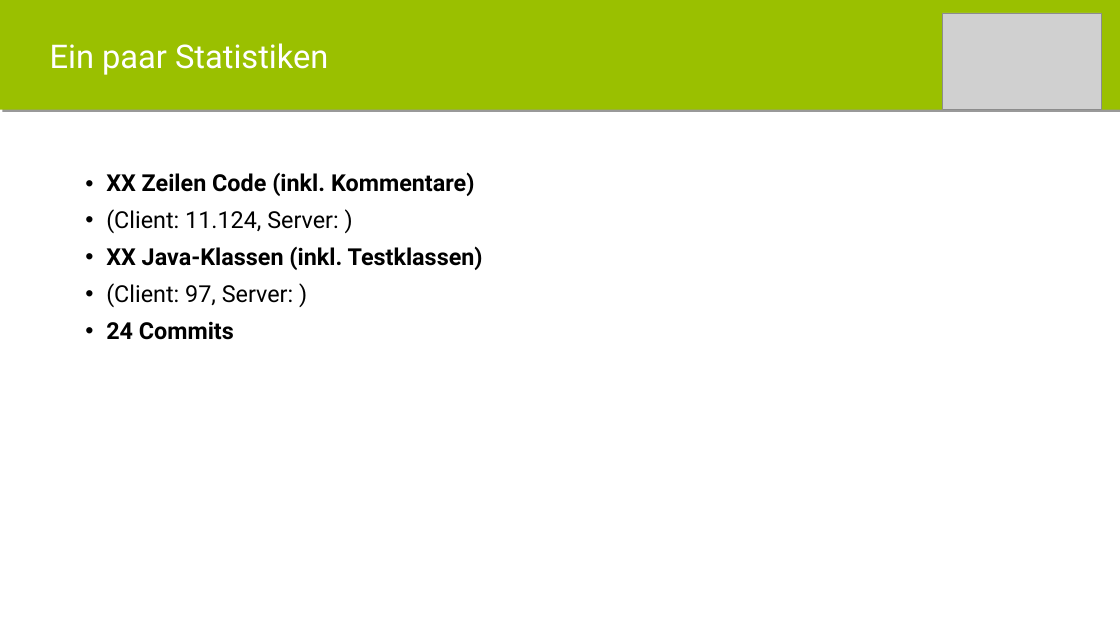
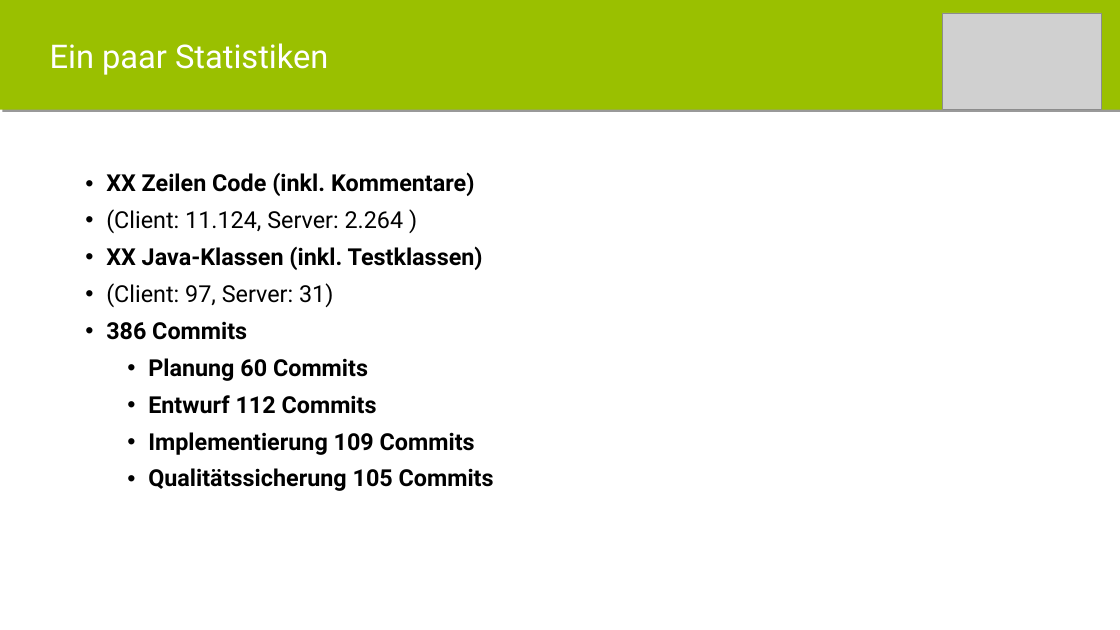
Before and after one commit to itzMatze/PSE-Team02, a slide deck: slide 13 of 5 Präsentation/mensameet_abschluss.pptx (slide 7 before the commit). Drawn at 1120x630 pixels with LibreOffice and Linux fonts; fonts in the diff are those of the drawing; grey boxes stand for pictures. Boxes give left, top, right and bottom in pixels: in the first picture for what was removed or moved away, otherwise in the second. Text is boxed around its words. In the diff, an @@ line names an element or a change of style, - is before the commit and + after.

Commit message:
added slides

```diff
--- a/5 Präsentation/mensameet_abschluss.pptx
+++ b/5 Präsentation/mensameet_abschluss.pptx
@@ text at [106, 209, 404, 233]: text changed @@
-• (Client: 11.124, Server: )
+• (Client: 11.124, Server: 2.264 )
@@ text at [106, 283, 494, 491]: text changed; bold on @@
-• (Client: 97, Server: )
-• 24 Commits
+• (Client: 97, Server: 31)
+• 386 Commits
+  • Planung 60 Commits
+  • Entwurf 112 Commits
+  • Implementierung 109 Commits
+  • Qualitätssicherung 105 Commits
```
Also in this commit, not shown: 8 slides added, 7 slides removed.
